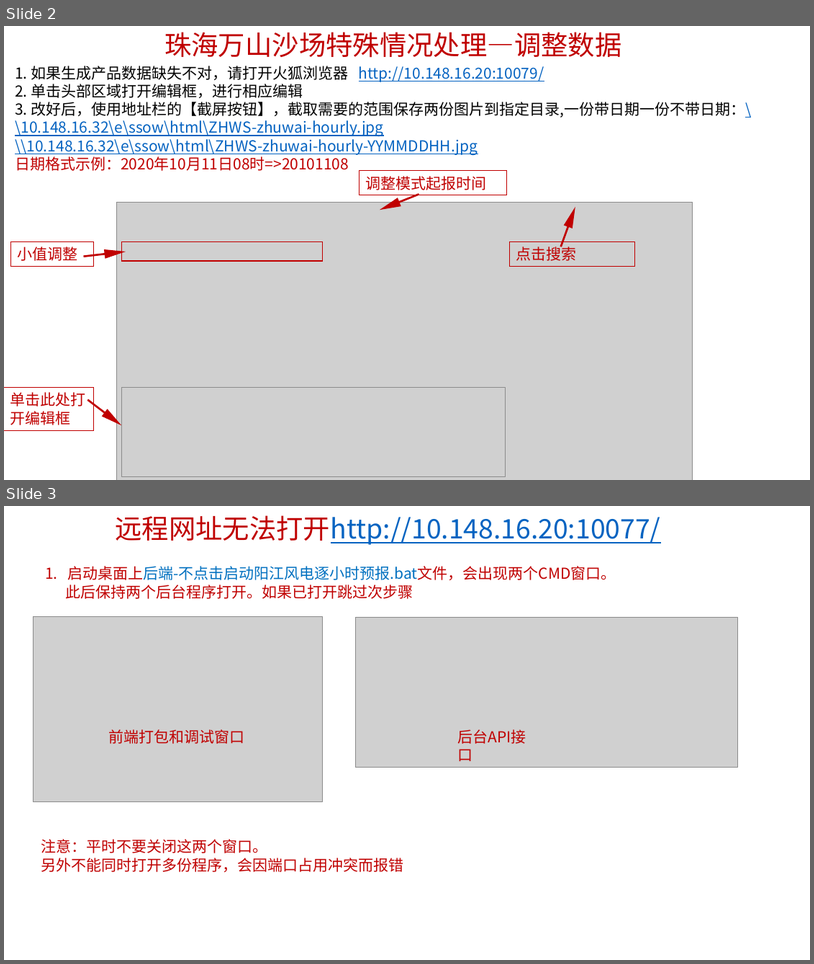
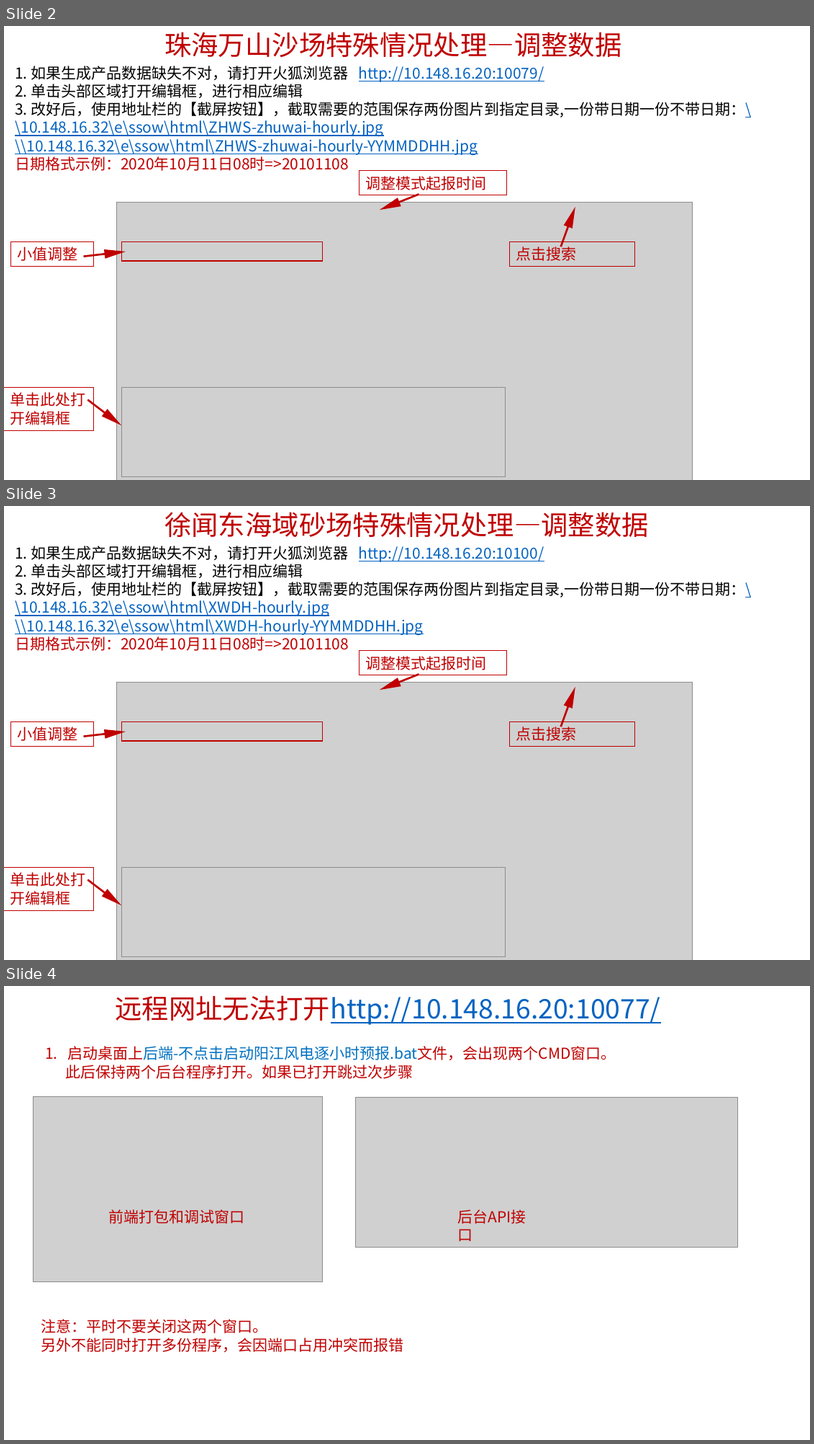
Before and after one commit to hanchyhill/wind-force, a slide deck: 说明文档.pptx. Shown one above the other, each under a label of ours: slides 2 and 3 before the commit, slides 2, 3 and 4 after it. The pictures are 814x964 and 814x1444 pixels, drawn with LibreOffice and Linux fonts; fonts in the diff are those of the drawing; grey boxes stand for pictures. Boxes give left, top, right and bottom in pixels: in the first picture for what was removed or moved away, otherwise in the second. Text is boxed around its words. In the diff, an @@ line names an element or a change of style, - is before the commit and + after.

```diff
--- a/说明文档.pptx
+++ b/说明文档.pptx
@@ slide 3 added at <box>4,506,810,960</box>, background #FFFFFF @@
@@ text added at <box>165,512,649,538</box>, 32 pt, text #C00000 @@
+徐闻东海域砂场特殊情况处理—调整数据
@@ text added at <box>15,546,751,651</box>, 18 pt, text #0563C1 @@
+1. 如果生成产品数据缺失不对，请打开火狐浏览器 http://10.148.16.20:10100/
+2. 单击头部区域打开编辑框，进行相应编辑
+3. 改好后，使用地址栏的【截屏按钮】，截取需要的范围保存两份图片到指定目录,一份带日期一份不带日期：\\10.148.16.32\e\ssow\html\XWDH-hourly.jpg
+\\10.148.16.32\e\ssow\html\XWDH-hourly-YYMMDDHH.jpg
+日期格式示例：2020年10月11日08时=>20101108
@@ rectangle added at <box>360,651,507,674</box>, outline #C00000 0.75 pt, 18 pt, text #C00000 @@
+调整模式起报时间
@@ right arrow added at <box>378,669,421,694</box>, fill #C00000 @@
@@ picture added at <box>117,682,693,960</box> @@
@@ right arrow added at <box>557,685,580,728</box>, fill #C00000 @@
@@ rectangle added at <box>11,721,93,746</box>, outline #C00000 0.75 pt, 18 pt, text #C00000 @@
+小值调整
@@ rectangle added at <box>121,721,322,741</box>, outline #C00000 1 pt @@
@@ rectangle added at <box>510,721,635,746</box>, outline #C00000 0.75 pt, 18 pt, text #C00000 @@
+点击搜索
@@ right arrow added at <box>83,727,126,741</box>, fill #C00000 @@
@@ rectangle added at <box>4,867,93,910</box>, outline #C00000 0.75 pt, 18 pt, text #C00000 @@
+单击此处打开编辑框
@@ picture added at <box>121,867,505,956</box> @@
@@ right arrow added at <box>85,876,124,908</box>, fill #C00000 @@
@@ what was slide 3 is now slide 4 @@
```
Also in this commit, not shown: 1 slide changed, 3 other files.
